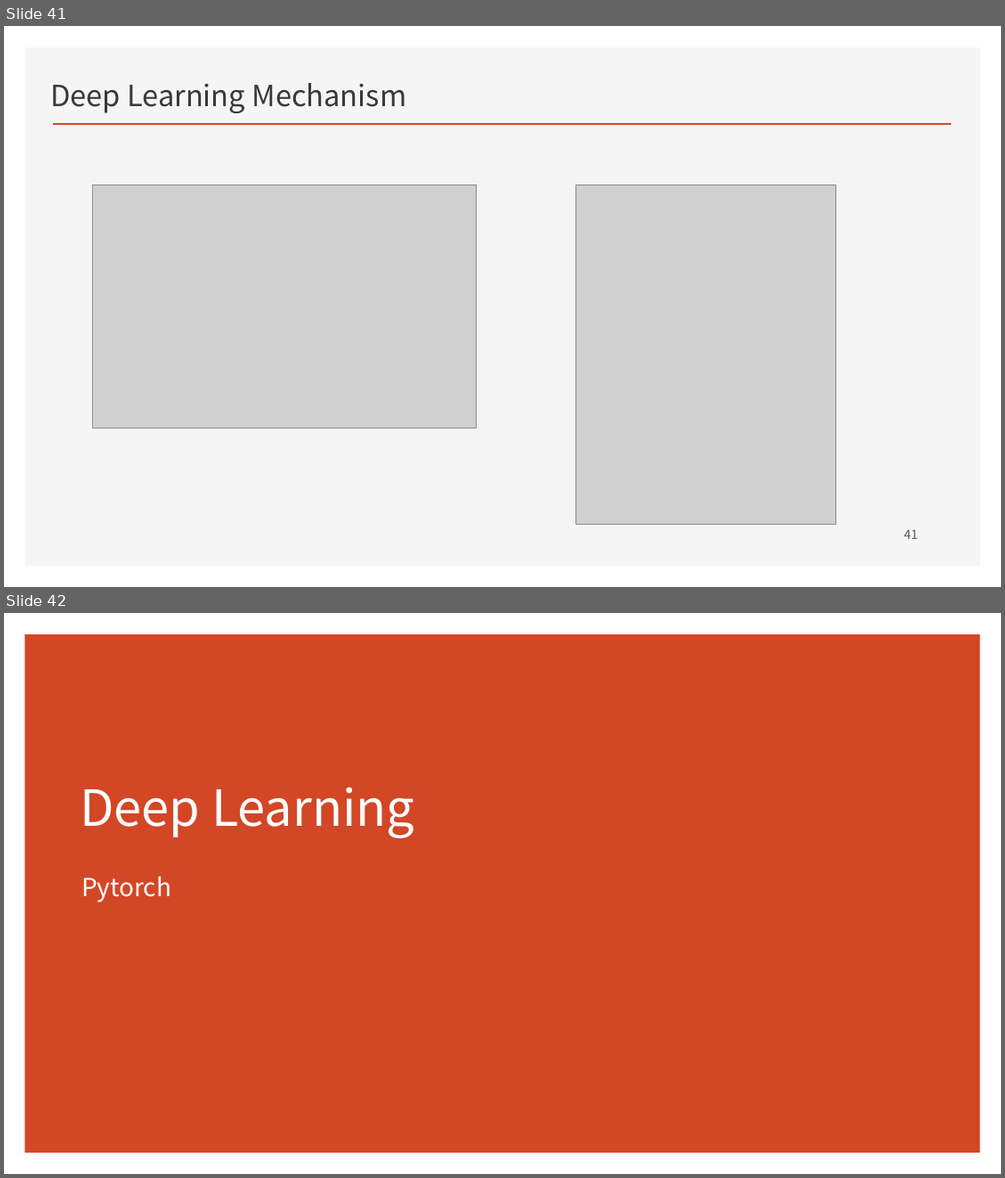
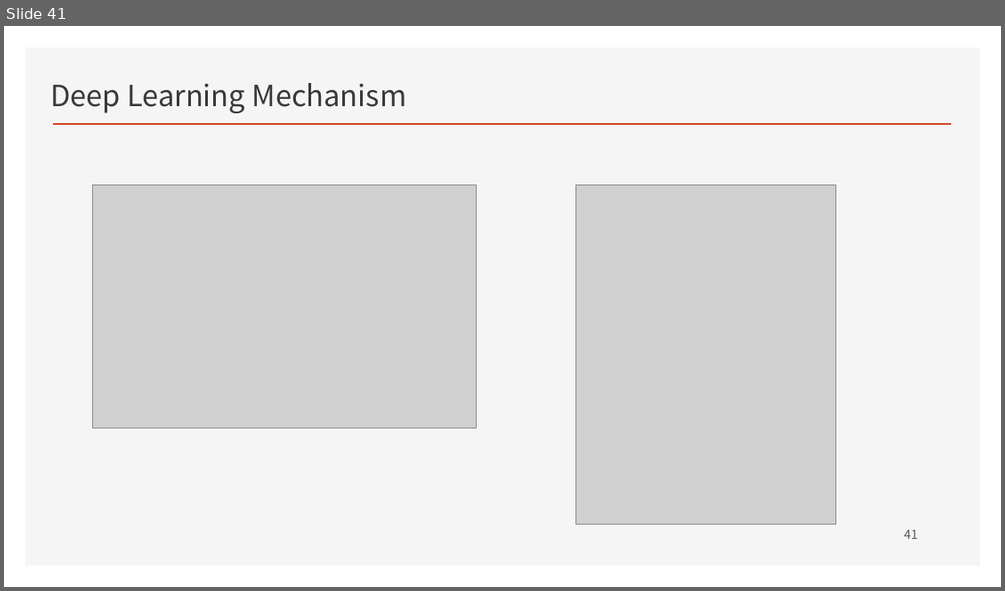
Before and after one commit to ancestor9/mathematics-for-machine-learning, a slide deck: Linear_Algebra/w4_Perceptron_Regression.pptx. Shown one above the other, each under a label of ours: slides 41 and 42 before the commit, slide 41 after it. The pictures are 1005x1178 and 1005x591 pixels, drawn with LibreOffice and Linux fonts; fonts in the diff are those of the drawing; grey boxes stand for pictures; background and template pictures are left out. Boxes give left, top, right and bottom in pixels: in the first picture for what was removed or moved away, otherwise in the second. Text is boxed around its words. In the diff, an @@ line names an element or a change of style, - is before the commit and + after.

```diff
--- a/Linear_Algebra/w4_Perceptron_Regression.pptx
+++ b/Linear_Algebra/w4_Perceptron_Regression.pptx
@@ slide 42 removed at [4, 613, 1001, 1174], background #FFFFFF @@
@@ rectangle removed at [25, 634, 980, 1153] @@
@@ title removed at [80, 787, 414, 838] @@
-Deep Learning
@@ subtitle removed at [81, 876, 171, 902] @@
-Pytorch
```
Also in this commit, not shown: 20 other slides removed, 2 other files.
